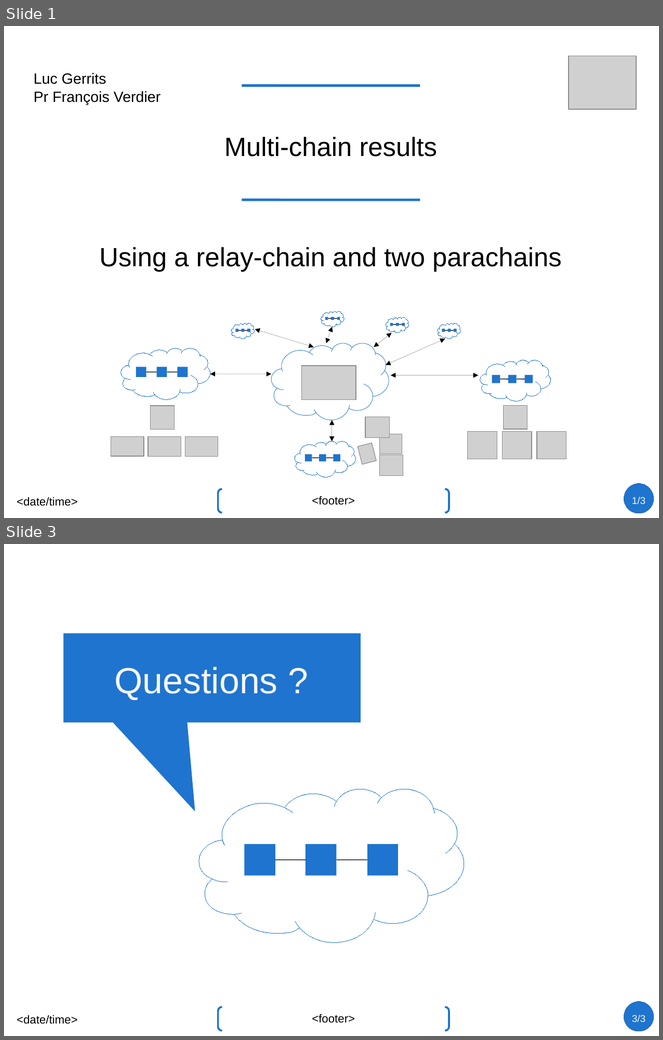
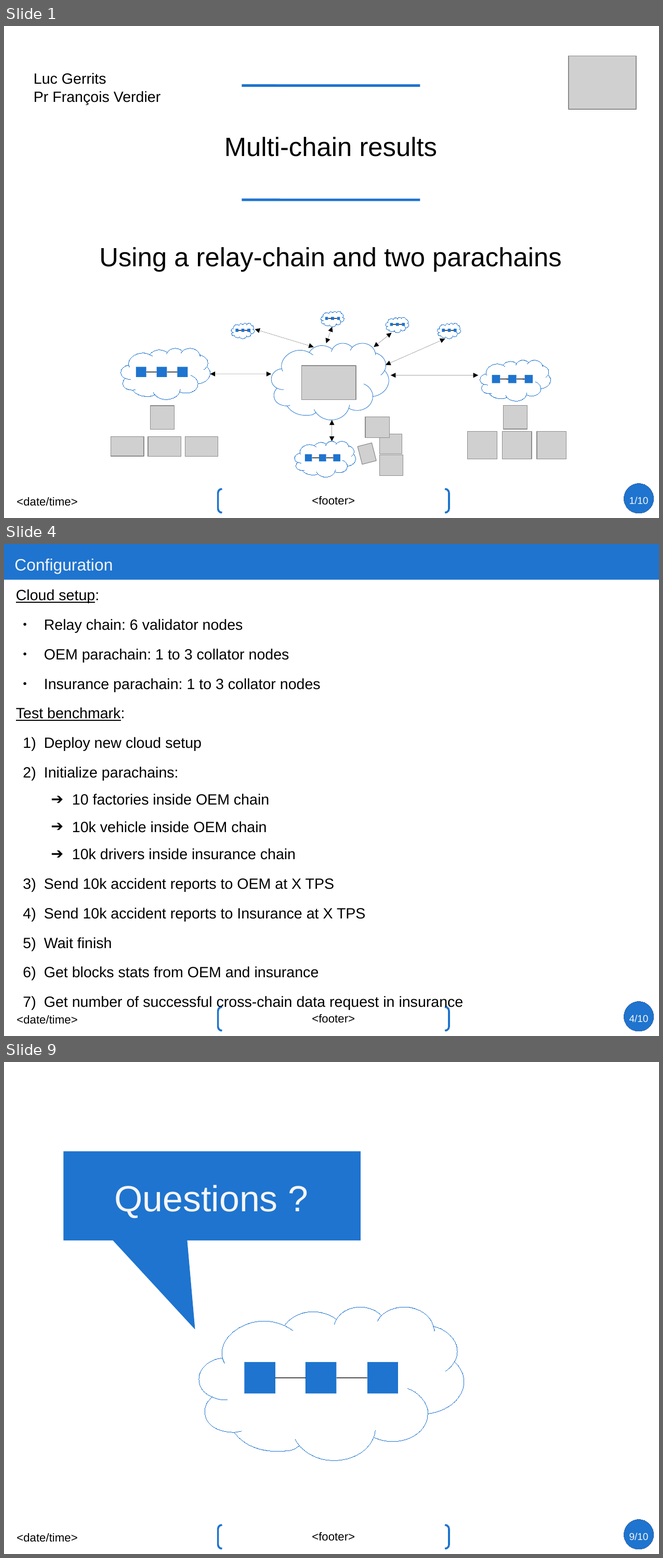
Before and after one commit to lucgerrits/sim-multichain-with-polkadot-and-substrate, a slide deck: results/Results discussions.odp. Shown one above the other, each under a label of ours: slides 1 and 3 before the commit, slides 1, 4 and 9 after it; the slides between them are not shown. The pictures are 663x1040 and 663x1558 pixels, drawn with LibreOffice and Linux fonts; fonts in the diff are those of the drawing; grey boxes stand for pictures. Boxes give left, top, right and bottom in pixels: in the first picture for what was removed or moved away, otherwise in the second. Text is boxed around its words. In the diff, an @@ line names an element or a change of style, - is before the commit and + after.

```diff
--- a/results/Results discussions.odp
+++ b/results/Results discussions.odp
@@ slide 4 added at bbox=[4, 544, 659, 1036], background #FFFFFF; not listed: 5 template elements that a slide beside it also shows @@
@@ rectangle added at bbox=[4, 544, 659, 580], fill #1E74CF @@
@@ title added at bbox=[14, 559, 113, 574], 20 pt, text #F5F5F5 @@
+Configuration
@@ text added at bbox=[16, 589, 464, 1010], 18 pt, text #000000 @@
+Cloud setup:
+● Relay chain: 6 validator nodes
+● OEM parachain: 1 to 3 collator nodes
+● Insurance parachain: 1 to 3 collator nodes
+Test benchmark:
+1) Deploy new cloud setup
+2) Initialize parachains:
+  ➔ 10 factories inside OEM chain
+  ➔ 10k vehicle inside OEM chain
+  ➔ 10k drivers inside insurance chain
+3) Send 10k accident reports to OEM at X TPS
+4) Send 10k accident reports to Insurance at X TPS
+5) Wait finish
+6) Get blocks stats from OEM and insurance
+7) Get number of successful cross-chain data request in insurance
@@ page number at bbox=[630, 497, 649, 504]: text changed @@
-1/3
+1/10
@@ what was slide 3 is now slide 9 @@
@@ page number at bbox=[630, 1533, 649, 1540]: text changed @@
-3/3
+9/10
```
Also in this commit, not shown: 1 slide changed, 6 other slides added.
